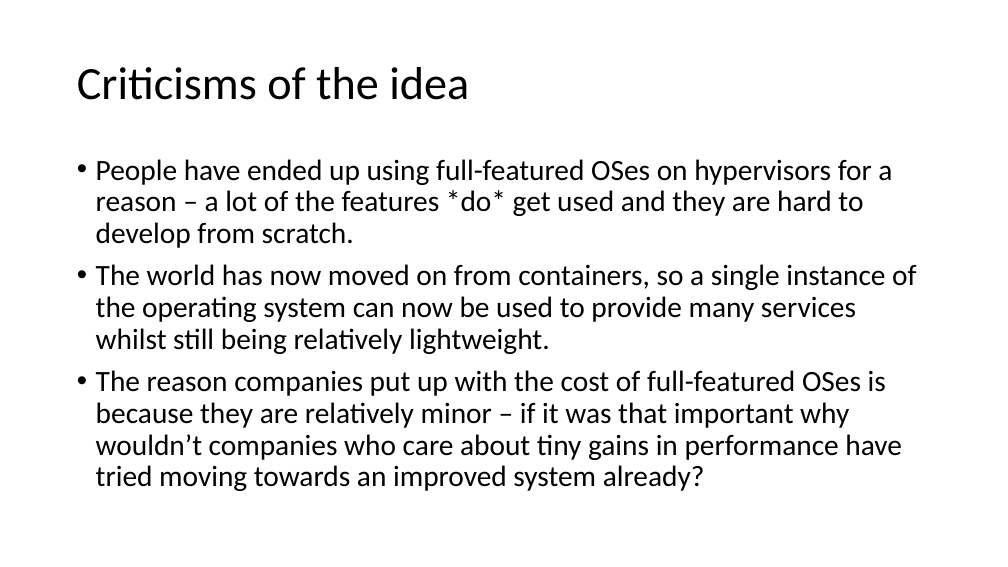
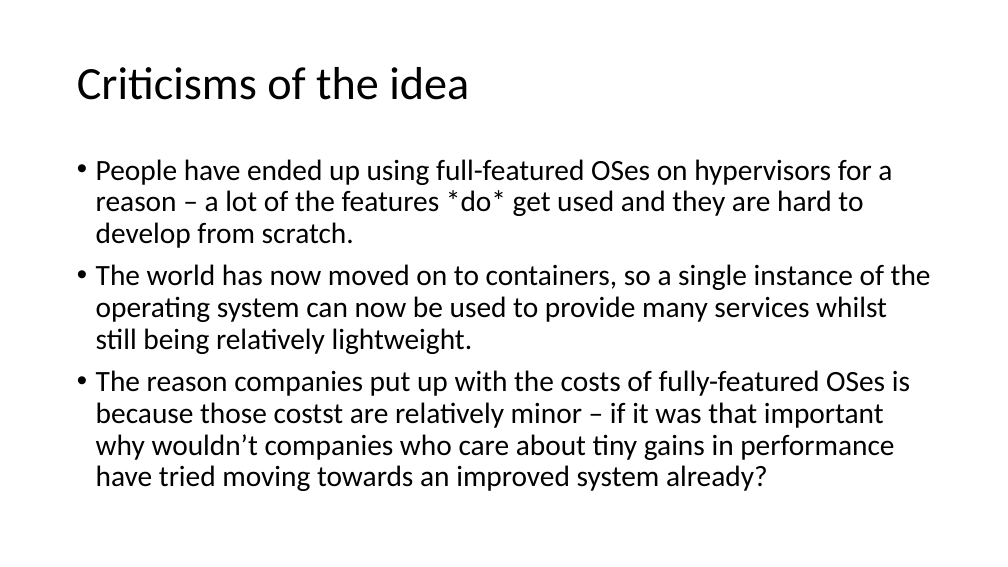
Before and after one commit to moosichu/topics-in-computer-systems, a slide deck: slide 5 of 01_unikernels_presentation.pptx. Drawn at 1008x567 pixels with LibreOffice and Linux fonts; fonts in the diff are those of the drawing. Boxes give left, top, right and bottom in pixels: in the first picture for what was removed or moved away, otherwise in the second. Text is boxed around its words. In the diff, an @@ line names an element or a change of style, - is before the commit and + after.

```diff
--- a/01_unikernels_presentation.pptx
+++ b/01_unikernels_presentation.pptx
@@ text at bbox=[96, 264, 931, 491]: text changed @@
-• The world has now moved on from containers, so a single instance of the operating system can now be used to provide many services whilst still being relatively lightweight.
-• The reason companies put up with the cost of full-featured OSes is because they are relatively minor – if it was that important why wouldn’t companies who care about tiny gains in performance have tried moving towards an improved system already?
+• The world has now moved on to containers, so a single instance of the operating system can now be used to provide many services whilst still being relatively lightweight.
+• The reason companies put up with the costs of fully-featured OSes is because those costst are relatively minor – if it was that important why wouldn’t companies who care about tiny gains in performance have tried moving towards an improved system already?
```
Also in this commit, not shown: 8 other slides changed.
